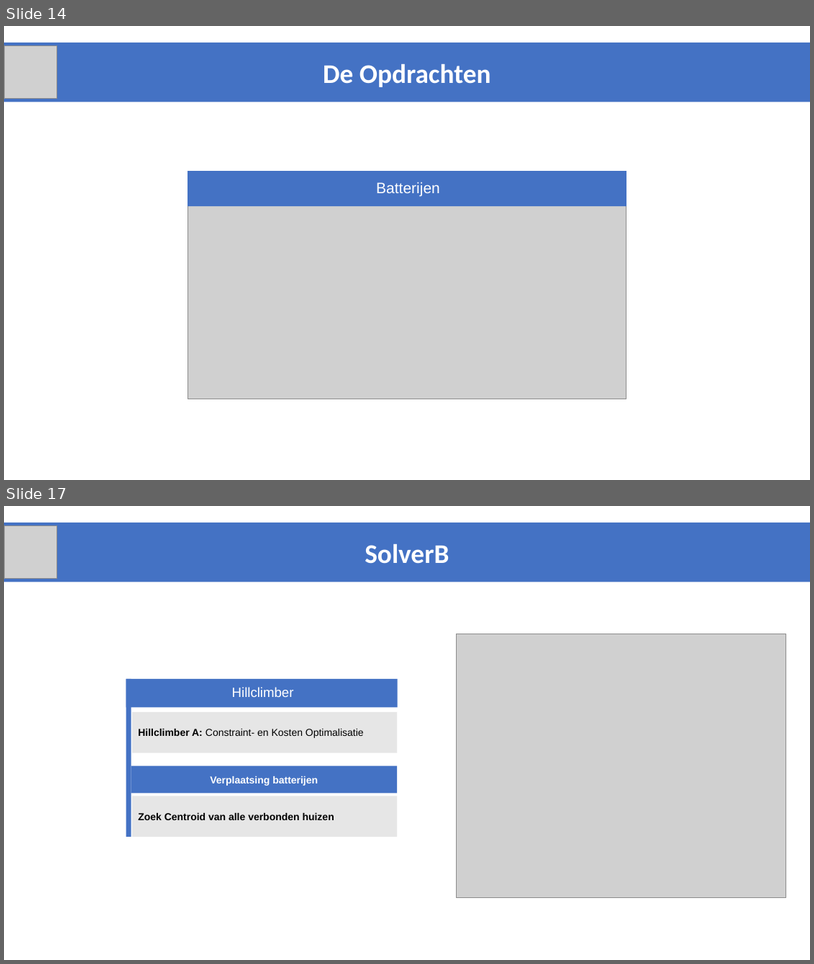
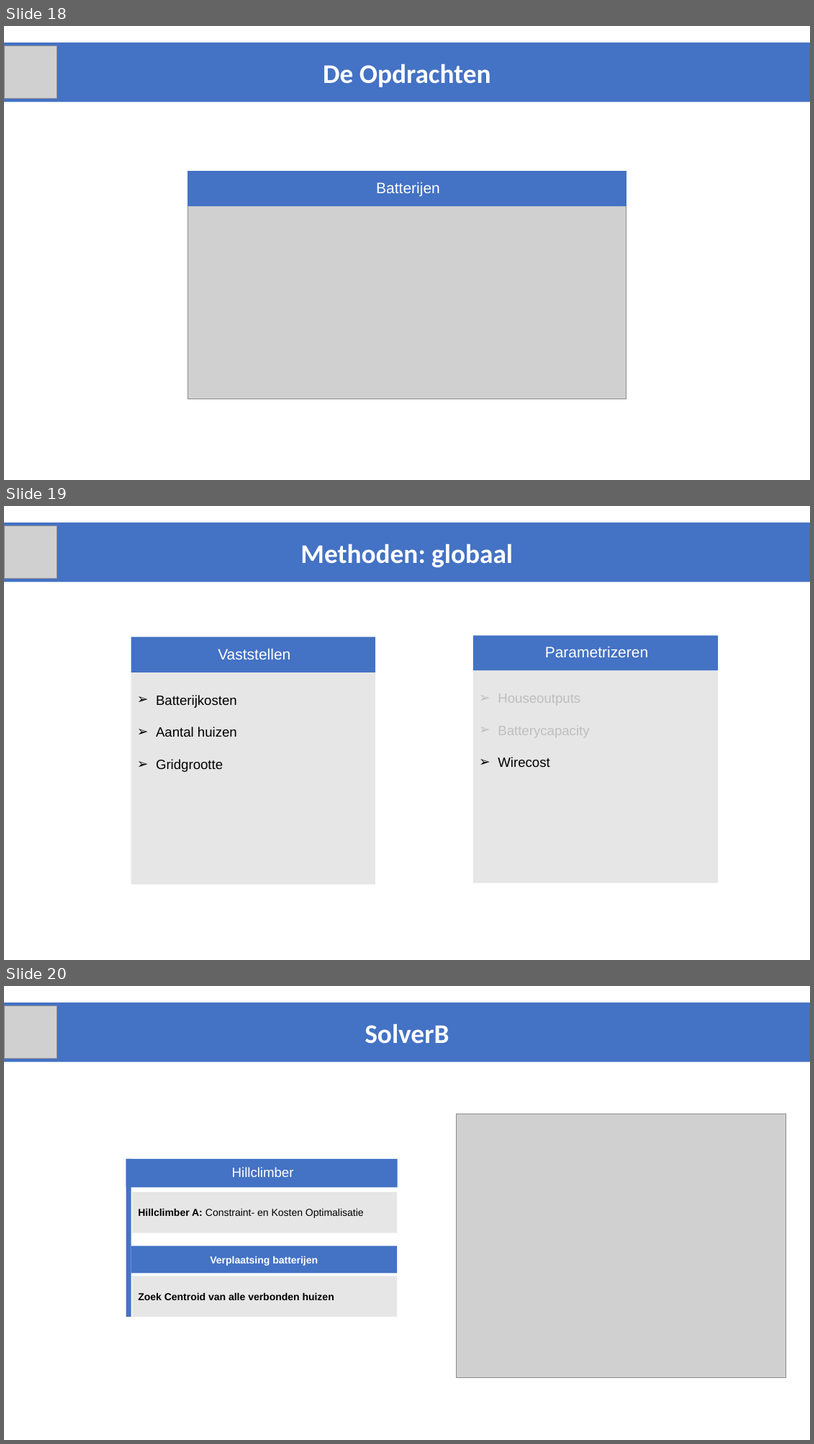
Before and after one commit to JappaB/Advanced-Heuristics, a slide deck: resultaten/Resultaten na goede Hillclimber/Smartgrids_2017_advancedHeuristics_VerdeniusBakker/Final Presentation.pptx. Shown one above the other, each under a label of ours: slides 14 and 17 before the commit, slides 18, 19 and 20 after it; the slides between them are not shown. The pictures are 814x964 and 814x1444 pixels, drawn with LibreOffice and Linux fonts; fonts in the diff are those of the drawing; grey boxes stand for pictures. Boxes give left, top, right and bottom in pixels: in the first picture for what was removed or moved away, otherwise in the second. Text is boxed around its words. In the diff, an @@ line names an element or a change of style, - is before the commit and + after.

```diff
--- a/resultaten/Resultaten na goede Hillclimber/Smartgrids_2017_advancedHeuristics_VerdeniusBakker/Final Presentation.pptx
+++ b/resultaten/Resultaten na goede Hillclimber/Smartgrids_2017_advancedHeuristics_VerdeniusBakker/Final Presentation.pptx
@@ slide 19 added at (x1=4, y1=506, x2=810, y2=960), background #FFFFFF @@
@@ rectangle added at (x1=4, y1=523, x2=810, y2=582), fill #4472C4, 32 pt, text #FFFFFF, bold @@
+Methoden: globaal
@@ picture added at (x1=4, y1=526, x2=57, y2=579) @@
@@ rectangle added at (x1=131, y1=636, x2=376, y2=672), fill #4472C4, 18 pt, text #FFFFFF @@
+Vaststellen
@@ rectangle added at (x1=473, y1=636, x2=718, y2=671), fill #4472C4, 18 pt, text #FFFFFF @@
+Parametrizeren
@@ rectangle added at (x1=131, y1=672, x2=376, y2=884), fill #E6E6E6, 16 pt, text #000000 @@
+➢ Batterijkosten
+➢ Aantal huizen
+➢ Gridgrootte
@@ rectangle added at (x1=473, y1=671, x2=718, y2=883), fill #E6E6E6, 16 pt, text #BFBFBF @@
+➢ Houseoutputs
+➢ Batterycapacity
+➢ Wirecost
@@ what was slide 14 is now slide 18 @@
@@ what was slide 17 is now slide 20 @@
```
Also in this commit, not shown: 7 slides changed, 5 other slides added, 5 slides removed, 23 other files.
